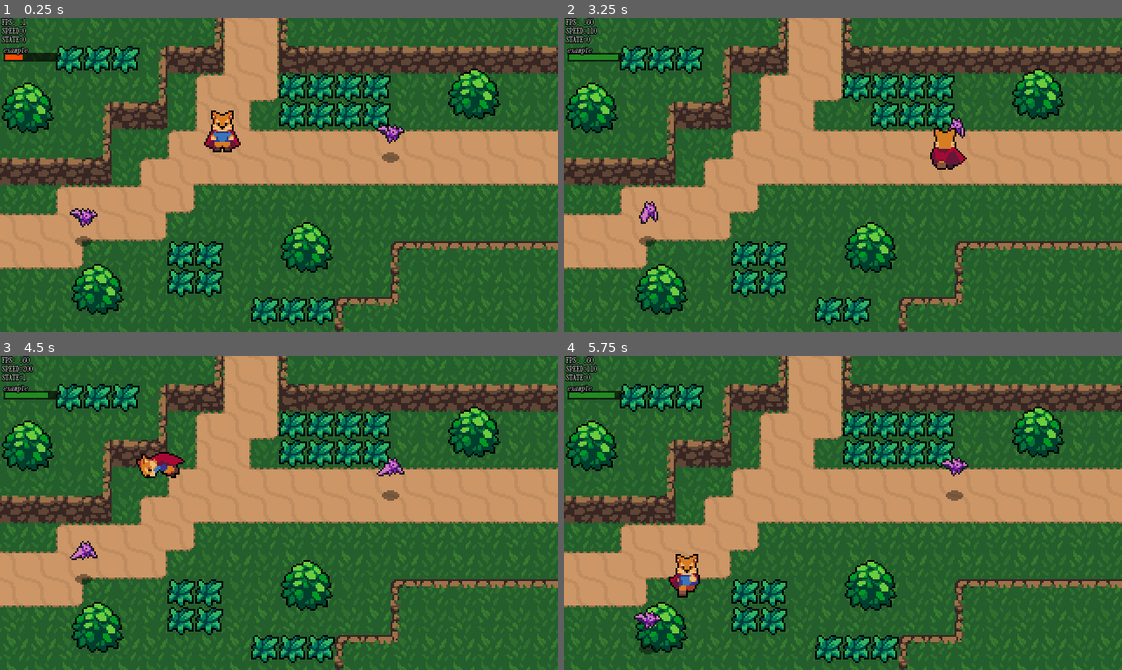
Above: before the commit, frames 1-4 (two rows, left to right).
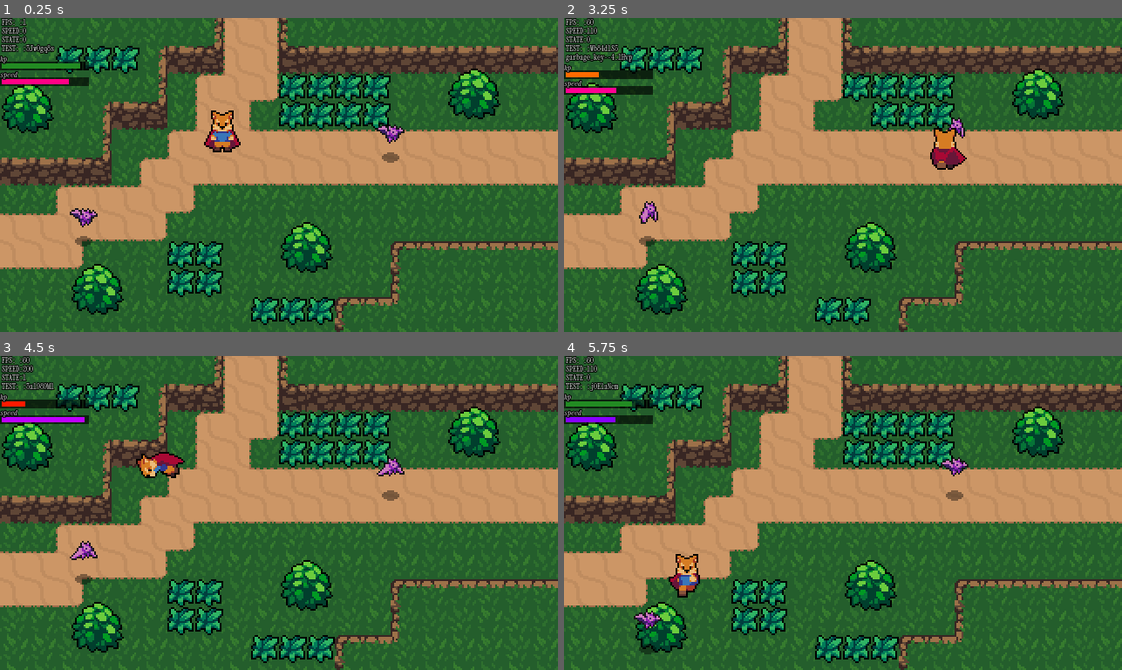
Above: after the commit, the same moments.

Repository: surrealsymmetry/Heartbeast_td_arpg
Game: Godot game, scene res://world.tscn
Same seed, same stepped clock (60 frames per second), same inputs: the game is played once before the commit and once after it.
Inputs (mouse positions are in pixels of both pictures, inside the frame that each line leads up to):
- Up to frame 1 (0.25 s): no input
- Up to frame 2 (3.25 s): move the mouse to (965, 159) at 0.52 s; hold Right (ui_right) 0.53-1.28 s; tap Space (attack) at 0.6, 2.1 s; move the mouse to (731, 190) at 1.27 s; hold Down (ui_down) 1.28-2.03 s; tap Shift (roll) at 1.35, 2.85 s; move the mouse to (898, 105) at 2.02 s; hold Right (ui_right) 2.03-2.78 s; move the mouse to (815, 237) at 2.77 s; hold Up (ui_up) from 2.78 s (still down)
- Up to frame 3 (4.5 s): move the mouse to (446, 560) at 3.52 s; release Up (ui_up) at 3.53 s; hold Left (ui_left) from 3.53 s (still down); tap Space (attack) at 3.6 s; tap 5 (_debugReset) at 4.15 s; move the mouse to (111, 465) at 4.27 s; tap Shift (roll) at 4.35 s
- Up to frame 4 (5.75 s): move the mouse to (870, 513) at 5.02 s; release Left (ui_left) at 5.03 s; hold Down (ui_down) from 5.03 s (still down); tap Space (attack) at 5.1 s

The runs differ from the first frame. In frame 1, 1.4% of the frame differs, in the area x 0-16%, y 8-22%; in frame 2, 1.5%, in the area x 0-16%, y 8-25%; in frame 3, 1.4%; in frame 4, 1.4%.

Commit message:
add auto-gradient meter preset

Diff:
--- a/Player.gd
+++ b/Player.gd
@@ -37,7 +37,7 @@
 	animation_tree.set("parameters/roll/1/TimeScale/scale", roll_speed_mod)
 	animation_tree.set("parameters/roll/2/TimeScale/scale", roll_speed_mod)
 	animation_tree.set("parameters/roll/3/TimeScale/scale", roll_speed_mod)
-	Util.xplor(animation_tree, "scAle")
+#	Util.xplor(animation_tree, "scAle")
 	sword_hitbox.knockback_vector = roll_vector
 
 
--- a/UI/meter.gd
+++ b/UI/meter.gd
@@ -1,67 +1,87 @@
 extends Node2D
 
+enum {
+	RANDOM,
+	HIT_POINTS,
+	CYBER,
+}
+
+const WIDTH = 50
+
+var style = RANDOM
 var parent :Node
-var test_value :float = Util.random_float_normal()
+var gradient :Gradient
+
+var _demo_mode :bool = true
+var _demo_input :float = randf()
 
 var pos :Vector2
 var size :Vector2
-
+var label :String
 var pad :Vector2 = Vector2(1, 1)
 
 var bg_color :Color = Color(0, 0, 0, 0.65)
-#var fg_color_low = Color.from_hsv(0.0, 1.0, 1.0, 1.0)
-#var fg_color_high = Color.from_hsv(100.0, 1.0, 0.8, 1.0)
-var hue :float
-var gradient :Gradient
 
 var font :Font = load("res://Fonts/XanhMono-Italic.otf")
 var font_size :int = 4
 
 var _decreasing :bool = false
-var _cycles_per_second = 0.2
+var _cycles_per_second = randf_range(0.2, 2)
 
-# Called when the node enters the scene tree for the first time.
 func _ready() -> void:
-	gradient = Gradient.new()
+	size = get_size()
+	gradient = new_gradient_from_preset()
+#	for p in gradient.get_point_count():
+#		print("%s: %s" % [p, gradient.get_color(p)])
 
-	gradient.set_color(0, Color.RED)
-	gradient.set_color(1, Color.FOREST_GREEN)
+func _process(delta: float) -> void:
+	if _demo_mode:
+		if not _decreasing:
+			_demo_input += _cycles_per_second * delta
+		else:
+			_demo_input -= _cycles_per_second * delta
 
-	gradient.add_point(0.15, Color.RED)
-	gradient.add_point(0.35, Color.ORANGE_RED)
-	gradient.add_point(0.45, Color.DARK_ORANGE)
-	gradient.add_point(0.75, Color.FOREST_GREEN)
-
-	for i in range(0, gradient.get_point_count() - 1):
-		print("%s: %s" % [i, gradient.get_color(i)])
-
-
-	parent = get_parent()
-	size = get_size()
-
-# Called every frame. 'delta' is the elapsed time since the previous frame.
-func _process(delta: float) -> void:
-	pos = parent.get_placement( )
-	_test_range( delta )
+		if _demo_input <= 0.0:
+			_decreasing = false
+		if _demo_input >= 1.0:
+			_decreasing = true
 	queue_redraw()
 
 func _draw():
 	draw_rect( Rect2(pos,size + pad), bg_color )
-	draw_rect( Rect2(pos + pad, Vector2(size.x * test_value,  size.y) - pad),  gradient.sample(test_value))
+	draw_rect( Rect2(pos + pad, Vector2(size.x * _demo_input,  size.y) - pad),  gradient.sample(_demo_input))
 
-	draw_string_outline( font, pos, "example", HORIZONTAL_ALIGNMENT_LEFT, -1, font_size, 2, Color.BLACK )
-	draw_string( font, pos, "example", HORIZONTAL_ALIGNMENT_LEFT, -1, font_size )
+	draw_string_outline( font, pos, label, HORIZONTAL_ALIGNMENT_LEFT, -1, font_size, 2, Color.BLACK )
+	draw_string( font, pos, label, HORIZONTAL_ALIGNMENT_LEFT, -1, font_size )
 
 func get_size() -> Vector2:
 	var h = font.get_height(font_size)
-	return Vector2(30, h - pad.y)
+	return Vector2(WIDTH, h - pad.y)
 
-func _test_range( delta ) -> void:
-	if not _decreasing:
-		test_value += _cycles_per_second * delta
-	else:
-		test_value -= _cycles_per_second * delta
-	if test_value <= 0.0:
-		_decreasing = false
-	if test_value >= 1.0:
-		_decreasing = true
+
+func new_gradient_from_preset() -> Gradient:
+	gradient = Gradient.new()
+	match style:
+		RANDOM:
+			var colors :Array = Util.random_color_set(randi_range(3, 5))
+			gradient.set_color(0, colors[0])
+			gradient.set_color(1, colors[1])
+
+			for i in range(colors.size() - 2):
+				gradient.add_point(i / (colors.size() -2), colors[i+2])
+
+		HIT_POINTS:
+			gradient.set_color(0, 		Color.DARK_RED)
+			gradient.set_color(1, 		Color.FOREST_GREEN)
+			gradient.add_point(0.25, 	Color.RED)
+			gradient.add_point(0.35, 	Color.ORANGE_RED)
+			gradient.add_point(0.48, 	Color.ORANGE)
+			gradient.add_point(0.5, 	Color.FLORAL_WHITE)
+			gradient.add_point(0.51, 	Color.FOREST_GREEN)
+
+		CYBER:
+			gradient.set_color(0, 		Color.CYAN)
+			gradient.set_color(1, 		Color.DEEP_PINK)
+			gradient.add_point(0.25, 	Color.BLUE)
+			gradient.add_point(0.48, 	Color.DARK_ORCHID)
+	return gradient
--- a/_DebugHUD.gd
+++ b/_DebugHUD.gd
@@ -1,98 +1,71 @@
 extends Node2D
 
 var data = {}
-var speed_meter = Node
+var text_offset : Vector2
 
 @onready var label 	: Node = $"Control/Label 1"
 @onready var player : CharacterBody2D = get_tree().get_root().get_node("World/Player")
-@onready var meter_scene :PackedScene = load("res://UI/meter.tscn")
+@onready var meter_scene : PackedScene = load("res://UI/meter.tscn")
 
+@onready var meters : Dictionary
 
 # VIRTUAL FUNCTIONS#
 ####################
 func _ready() -> void:
-	speed_meter = meter_scene.instantiate()
-	add_child(speed_meter)
+	meters.merge( {"hp" : meter_scene.instantiate(), "speed" : meter_scene.instantiate()}, true)
+	meters["hp"].style = meters["hp"].HIT_POINTS
 
-#	var line_count = label.get_line_count()
-#	var line_height = label.get_line_height()
-#	data.merge({"LINES: ": line_count}, true)
-#
-#	var x = label.position.x
-#	var y = line_height * line_count
+	for v in meters.values():
+		add_child(v)
+		v.label = meters.find_key(v)
+
+	_adjust_meters()
 
 func _process(delta: float) -> void:
 	data.merge( {
-			"FPS: ": Engine.get_frames_per_second(),
-#			"TEST: ": Util.random_char_string(8),
+			"FPS: " : Engine.get_frames_per_second(),
+			"TEST: ": Util.random_char_string(8),
 		}, true
 	)
 
-#	test_label_adding( delta )
+	_test_label_adding( delta )
 	queue_redraw()
 
-#func _draw() -> void:
-#	draw_meter("test meter", Util.random_float_normal())
-
+# SIGNALLED
 func _on_player_debug( dict: Dictionary ) -> void:
 	data.merge( dict, true )
-	update_label()
+	update_label( )
 
 # MEMBER FUNCTIONS #
 ####################
-func update_label():
+func update_label( ):
 	label.text = ""
 	var sorted_keys = data.keys()
 	sorted_keys.sort()
+
 	for key in sorted_keys:
 		label.text += "\n%s:\t%s" % [key, data[key]]
 
-func get_placement():
+	calculate_text_bottomleft()
+	_adjust_meters()
+
+func calculate_text_bottomleft():
 	var y = label.get_line_count() * label.get_line_height()
-	var x = 2
-	return Vector2(x, y)
-#func draw_meter(text, f):
-#	var bg_color :Color = Color(0, 0, 0, 0.5)
-#	var fg_color :Color = Color.RED.lerp(Color.GREEN, f)
-#	var pad = 1
-#	var w = 75
-#
-#	var line_count = label.get_line_count()
-#	var line_height = label.get_line_height()
-#	data.merge({"LINES: ": line_count}, true)
-#
-#	var x = label.position.x
-#	var y = line_height * line_count
-#
-#	var meter_text_pos = Vector2(x, y)
-#
-#	var range :Vector2 = Vector2(0, 1)
-#
-#	draw_rect(
-#		Rect2(
-#			x,
-#			y,
-#			w,
-#			line_height
-#		),
-#		bg_color
-#	)
-#	draw_rect(
-#		Rect2(
-#			x + pad,
-#			y + pad,
-#			w * f - pad * 2,
-#			line_height - pad * 2
-#		),
-#		fg_color
-#	)
-#
-#	draw_string_outline(font, meter_text_pos, text, HORIZONTAL_ALIGNMENT_LEFT, -1, 4, 2, Color.BLACK)
-#	draw_string(font, meter_text_pos, text, HORIZONTAL_ALIGNMENT_LEFT, -1, 4 )
+	var x = position.x
+	text_offset = Vector2(x, y)
+	return text_offset
 
 var _time_since_new_label :float = 0
-func test_label_adding(delta):
+func _test_label_adding(delta):
 	_time_since_new_label += delta
 	if _time_since_new_label > 3:
-		data.merge({Util.random_digit(): "placeholder garbage " + Util.random_char_string(4)}, true)
+		data.merge({"garbage_key--%s" % Util.random_digit(): Util.random_char_string(4)}, true)
+		data.erase("garbage_key--%s" % Util.random_digit())
 		_time_since_new_label = 0
+
+func _adjust_meters():
+	var p = text_offset
+	for m in meters:
+		meters[m].pos.y = p.y
+		p.y += meters[m].size.y + 5
+		meters[m].pos.x = position.x
--- a/util.gd
+++ b/util.gd
@@ -56,3 +56,25 @@
 
 	var result = Vector2(x, y).normalized()
 	return result
+
+func random_color_set( steps=0 ) -> Array:
+	var base_color = randf()
+	var delta = randf_range( 0.35, 0.65 ) #cheap hack to give it direction
+	if coinflip(): delta *= -1
+	var target_color = base_color + delta
+
+	var hue_series = [Color.from_hsv(base_color, 1, 1, 1), Color.from_hsv(target_color, 1, 1, 1)]
+
+	print( "\n\nnew hue series....\n%.3f to %.3f, \t %s steps " % [base_color, target_color, steps])
+
+	if steps > 0:
+		var travel_per_step :float = 1.0 / (steps + 1.0)
+		for step in steps:
+			var travel :float  = travel_per_step * (step + 1.0)
+			var f = lerp(base_color, target_color, travel)
+			print("Step %s of %s\t\t+%.3f\n\tTravel:\t%.3f\n\tValue:\t%.3f" % [step, steps, travel_per_step, travel, f])
+
+			hue_series.append(Color.from_hsv(f, 1, 1, 1))
+
+#	print(hue_series)5555
+	return hue_series
